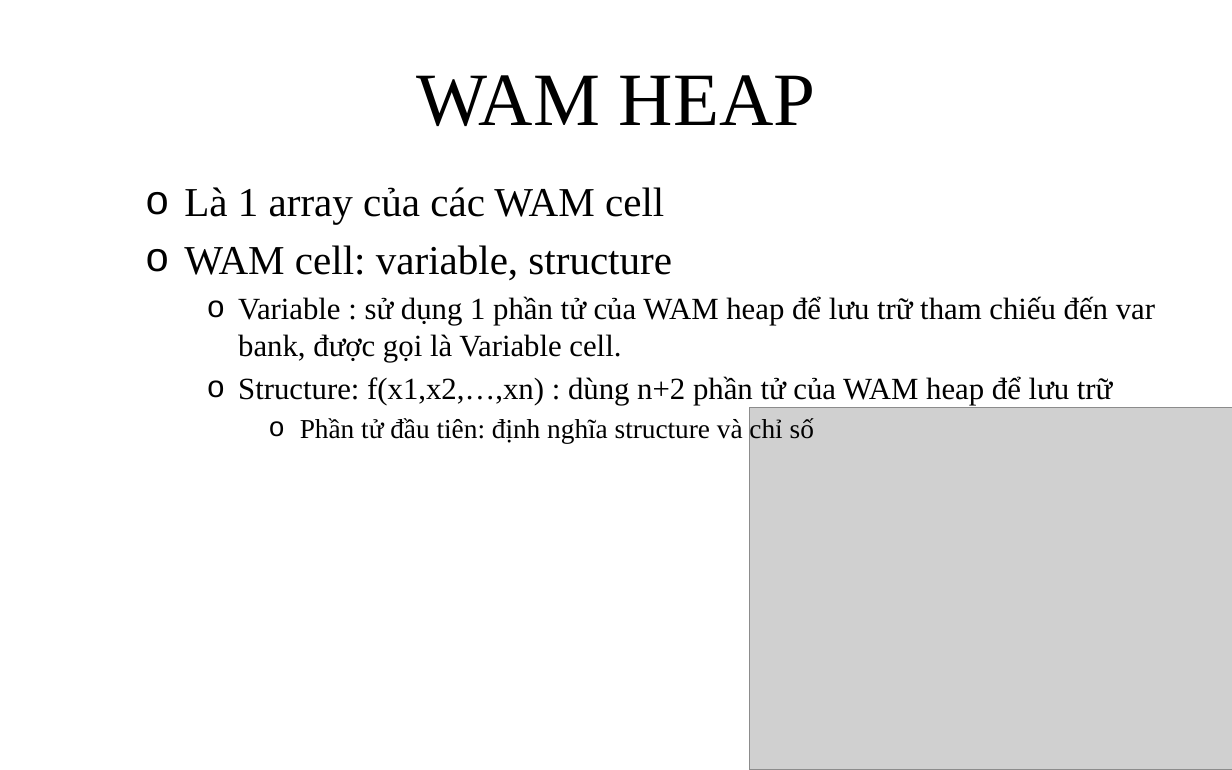
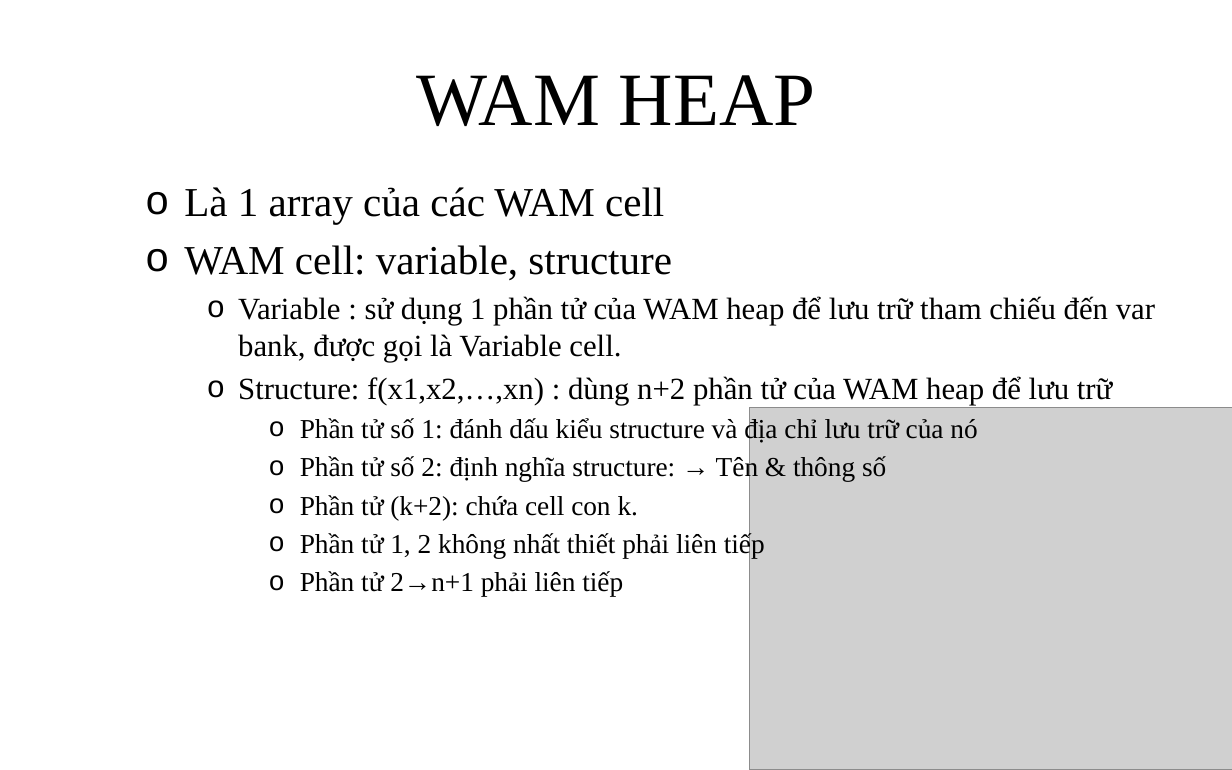
Before and after one commit to giang-rocker/logic, a slide deck: slide 11 of Report/SUY LUẬN TỰ NHIÊN.pptx. Drawn at 1232x770 pixels with LibreOffice and Linux fonts; fonts in the diff are those of the drawing; grey boxes stand for pictures. Boxes give left, top, right and bottom in pixels: in the first picture for what was removed or moved away, otherwise in the second. Text is boxed around its words. In the diff, an @@ line names an element or a change of style, - is before the commit and + after.

```diff
--- a/Report/SUY LUẬN TỰ NHIÊN.pptx
+++ b/Report/SUY LUẬN TỰ NHIÊN.pptx
@@ text at [300,417,977,596]: text changed @@
-      o Phần tử đầu tiên: định nghĩa structure và chỉ số
+      o Phần tử số 1: đánh dấu kiểu structure và địa chỉ lưu trữ của nó
+      o Phần tử số 2: định nghĩa structure: → Tên & thông số
+      o Phần tử (k+2): chứa cell con k.
+      o Phần tử 1, 2 không nhất thiết phải liên tiếp
+      o Phần tử 2→n+1 phải liên tiếp
```
Also in this commit, not shown: 8 other slides changed, 5 slides added, 13 slides removed.
